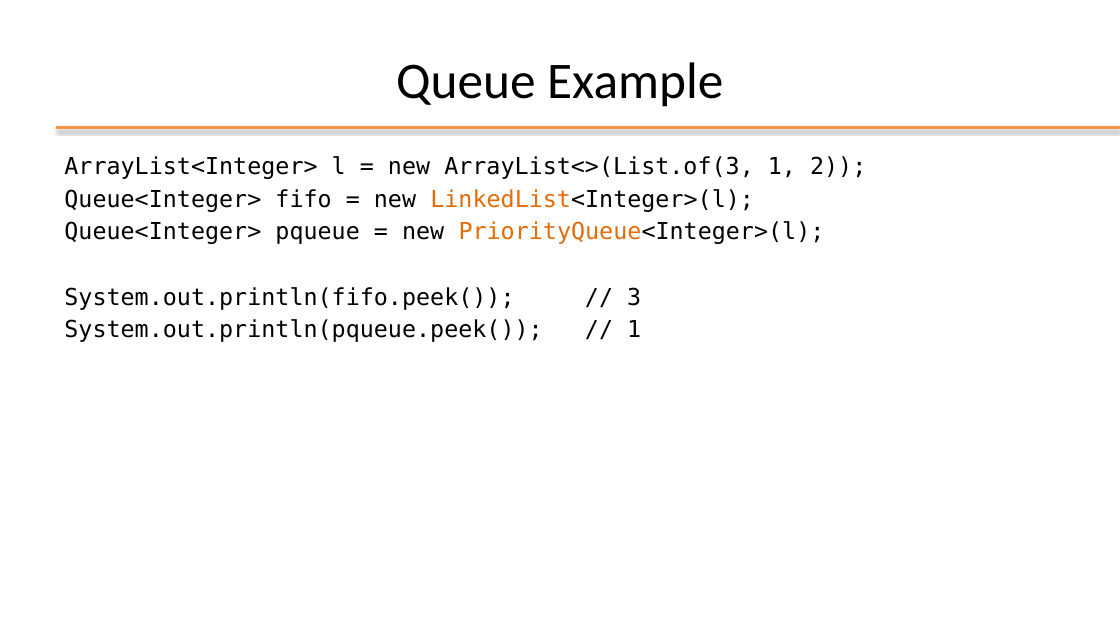
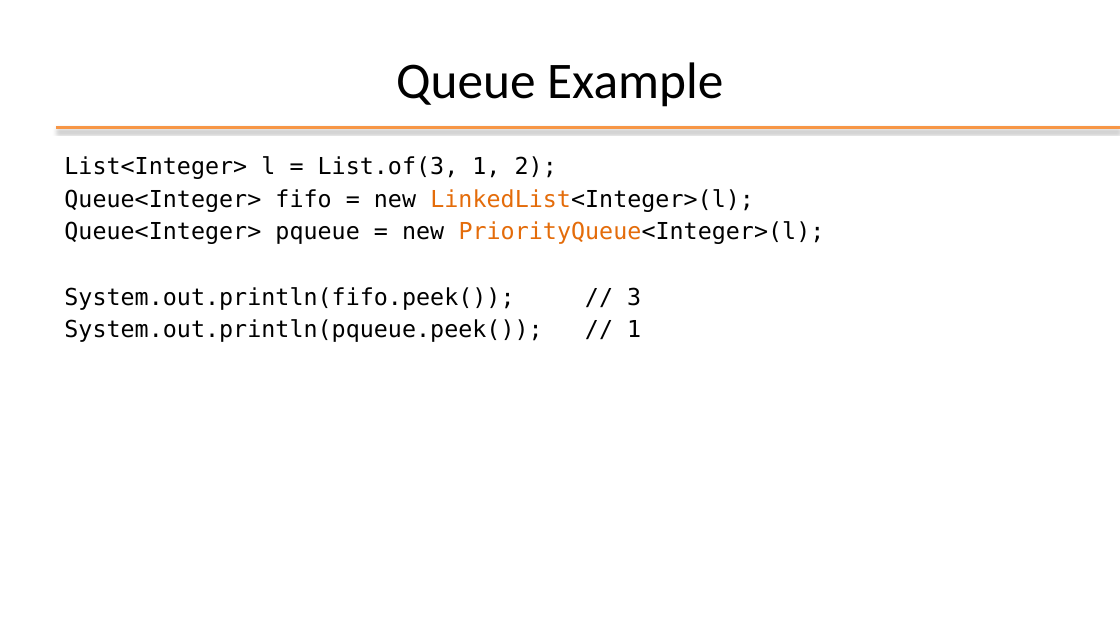
Before and after one commit to nbicocchi/learn-java-core, a slide deck: slide 30 of assets/slides/E4 - Java Data Structures.pptx. Drawn at 1120x630 pixels with LibreOffice and Linux fonts; fonts in the diff are those of the drawing; background and template pictures are left out. Boxes give left, top, right and bottom in pixels: in the first picture for what was removed or moved away, otherwise in the second. Text is boxed around its words. In the diff, an @@ line names an element or a change of style, - is before the commit and + after.

```diff
--- a/assets/slides/E4 - Java Data Structures.pptx
+++ b/assets/slides/E4 - Java Data Structures.pptx
@@ text at bbox=[64, 156, 557, 179]: text changed @@
-ArrayList<Integer> l = new ArrayList<>(List.of(3, 1, 2));
+List<Integer> l = List.of(3, 1, 2);
```
Also in this commit, not shown: 6 other slides changed, 4 slides added, 6 slides removed, 1 other file.
